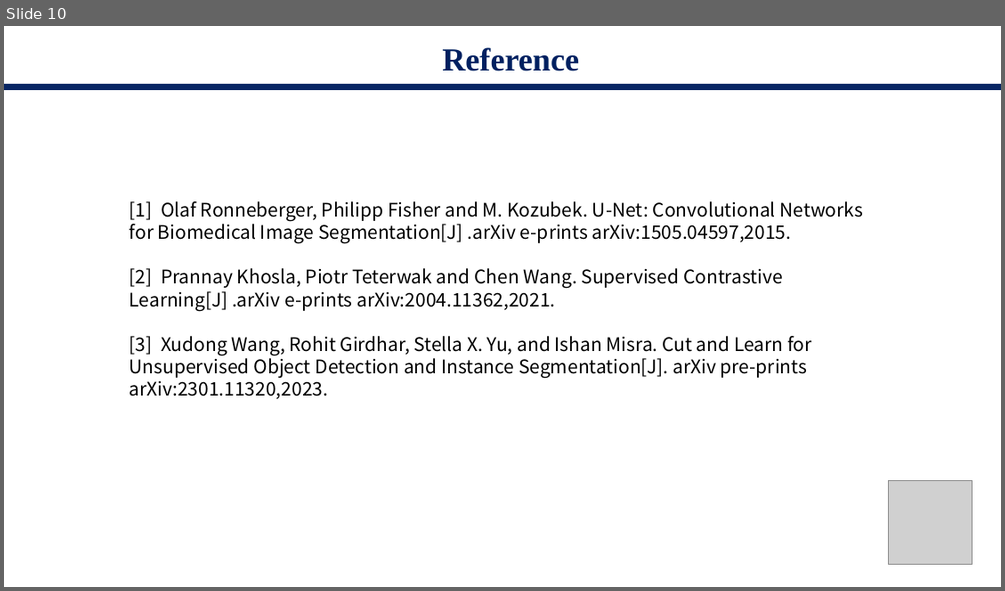
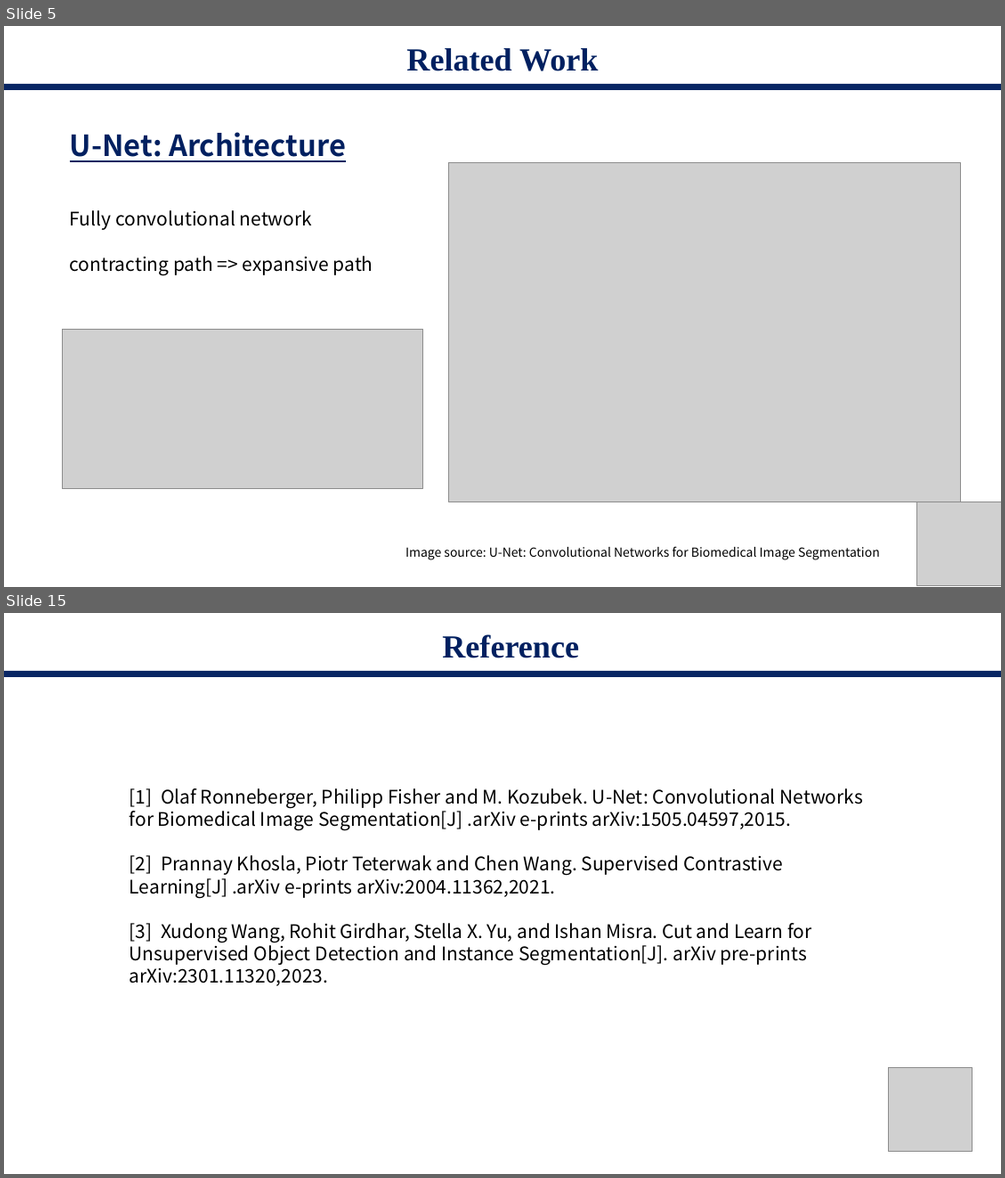
Before and after one commit to starga2er777/CS405_Project_SUSTech, a slide deck: proposal.pptx. Shown one above the other, each under a label of ours: slide 10 before the commit, slides 5 and 15 after it; the slides between them are not shown. The pictures are 1005x591 and 1005x1178 pixels, drawn with LibreOffice and Linux fonts; fonts in the diff are those of the drawing; grey boxes stand for pictures. Boxes give left, top, right and bottom in pixels: in the first picture for what was removed or moved away, otherwise in the second. Text is boxed around its words. In the diff, an @@ line names an element or a change of style, - is before the commit and + after.

```diff
--- a/proposal.pptx
+++ b/proposal.pptx
@@ slide 5 added at box(4, 26, 1001, 587), background #FFFFFF @@
@@ title added at box(406, 48, 598, 71), 31 pt, text #002060, bold @@
+Related Work
@@ rectangle added at box(4, 84, 1001, 89), fill #002060 at 97% opacity @@
@@ text added at box(70, 132, 373, 275), 18 pt, text #000000 @@
+U-Net: Architecture
+Fully convolutional network
+contracting path => expansive path
@@ picture added at box(449, 162, 961, 501) @@
@@ picture added at box(63, 329, 423, 489) @@
@@ picture added at box(917, 501, 1001, 585) @@
@@ text added at box(405, 546, 880, 560), 12 pt, text #000000 @@
+Image source: U-Net: Convolutional Networks for Biomedical Image Segmentation
@@ what was slide 10 is now slide 15 @@
```
Also in this commit, not shown: 7 slides changed, 7 other slides added, 3 slides removed, 2 other files.
